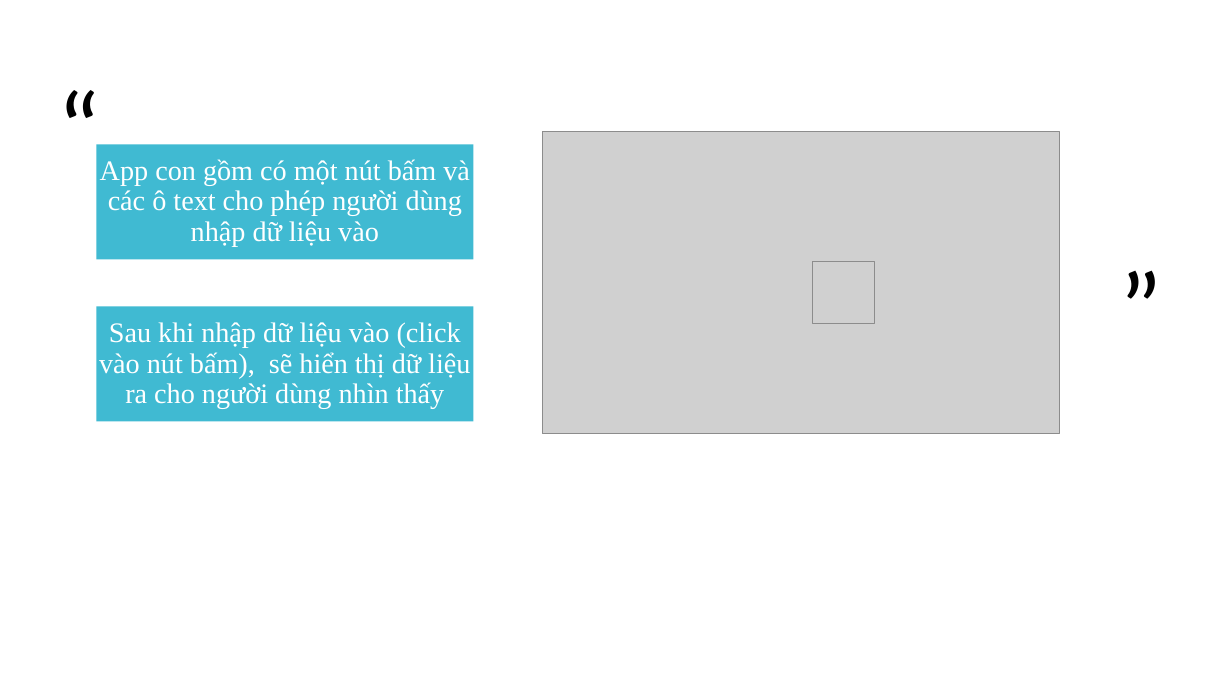
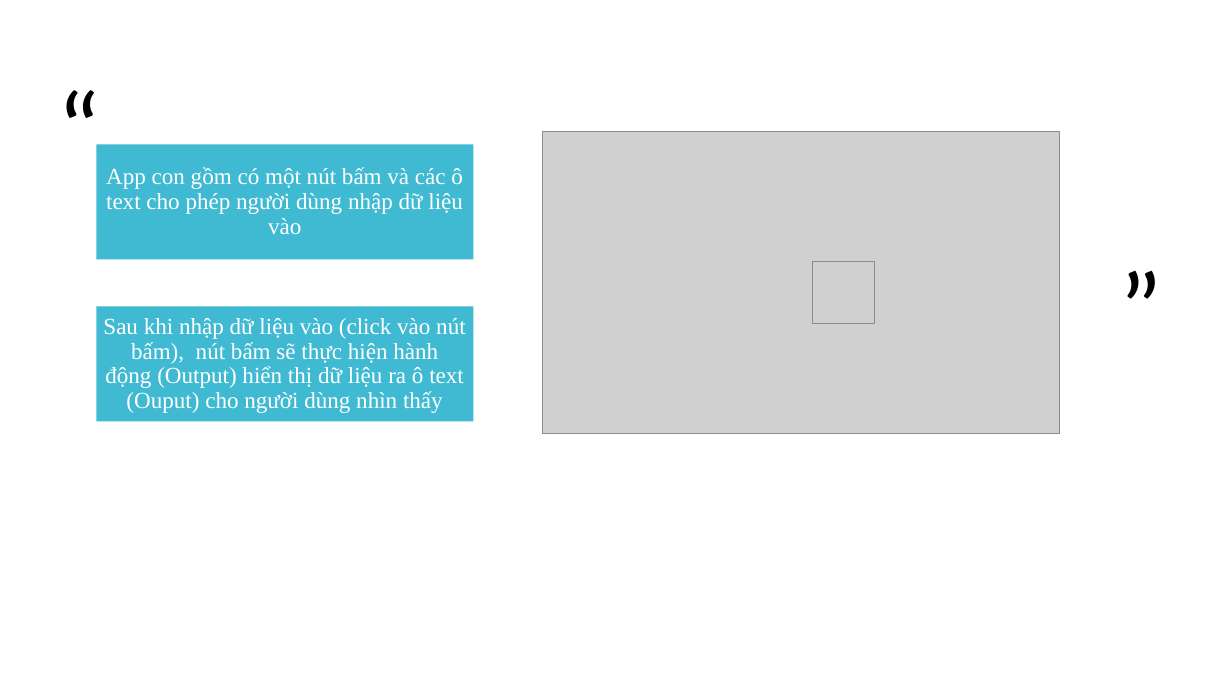
Before and after one commit to tuongclearlove7/OopJava_Nhom6, a slide deck: slide 3 of Nhóm 6.pptx. Drawn at 1232x693 pixels with LibreOffice and Linux fonts; fonts in the diff are those of the drawing; grey boxes stand for pictures; background and template pictures are left out. Boxes give left, top, right and bottom in pixels: in the first picture for what was removed or moved away, otherwise in the second. Text is boxed around its words. In the diff, an @@ line names an element or a change of style, - is before the commit and + after.

```diff
--- a/Nhóm 6.pptx
+++ b/Nhóm 6.pptx
@@ text "App con gồm có một ..." at (x1=106, y1=167, x2=463, y2=234): size 22 to 18 pt; less space between paragraphs @@
@@ text at (x1=103, y1=318, x2=465, y2=413): text changed; size 22 to 18 pt @@
-Sau khi nhập dữ liệu vào (click vào nút bấm), sẽ hiển thị dữ liệu ra cho người dùng nhìn thấy
+Sau khi nhập dữ liệu vào (click vào nút bấm), nút bấm sẽ thực hiện hành động (Output) hiển thị dữ liệu ra ô text (Ouput) cho người dùng nhìn thấy
```
Also in this commit, not shown: 6 other slides changed.
